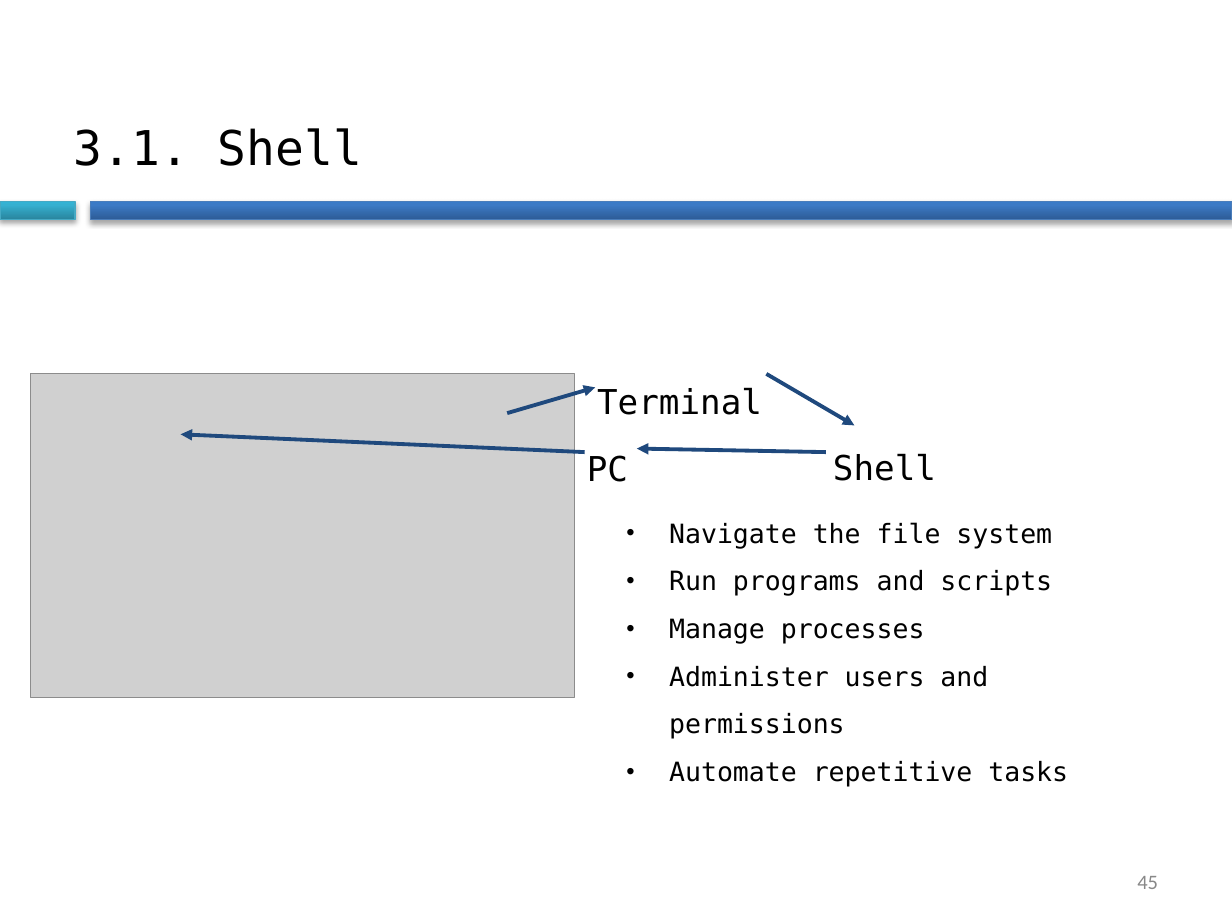
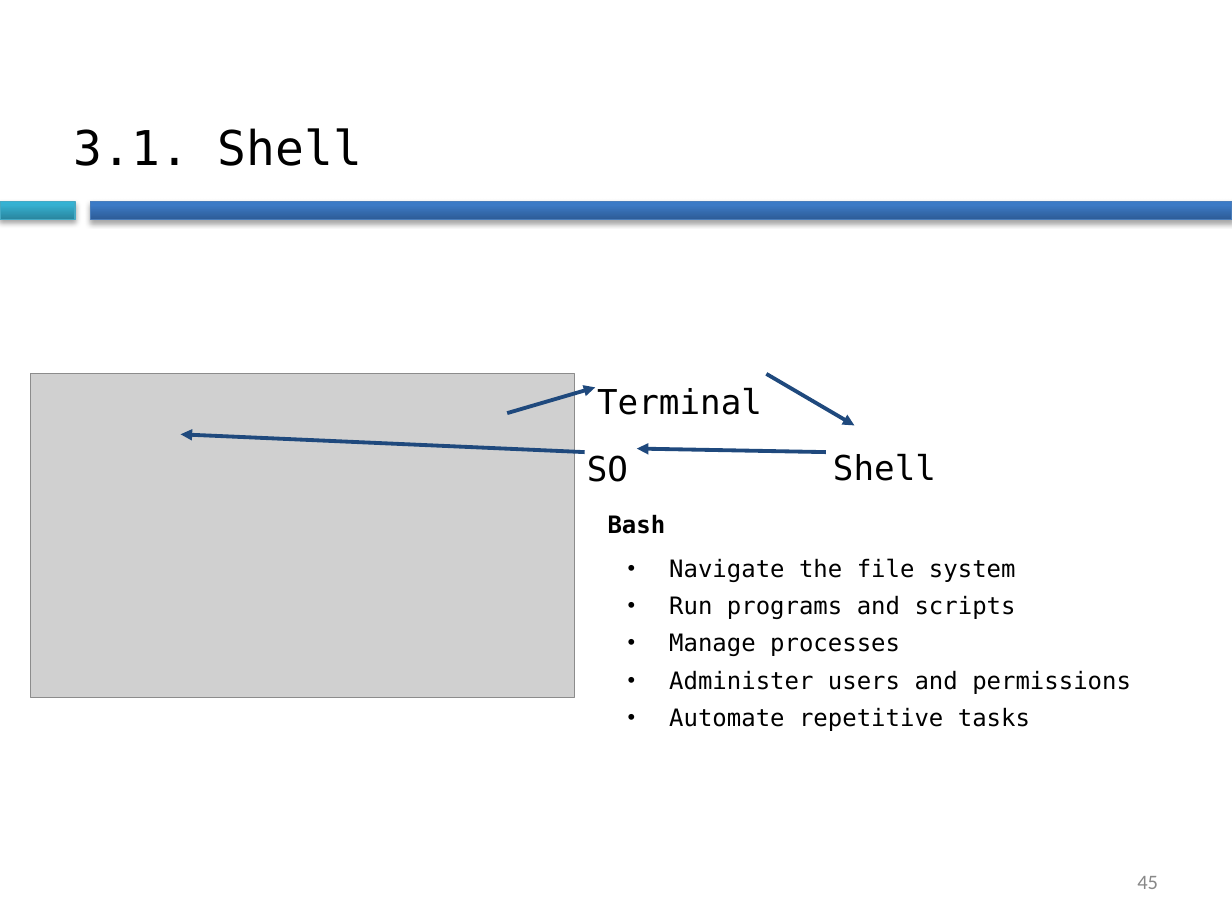
Before and after one commit to Daniel-VM/introduction_to_hpc, a slide deck: slide 45 of slides/linux_intro.pptx. Drawn at 1232x924 pixels with LibreOffice and Linux fonts; fonts in the diff are those of the drawing; grey boxes stand for pictures; background and template pictures are left out. Boxes give left, top, right and bottom in pixels: in the first picture for what was removed or moved away, otherwise in the second. Text is boxed around its words. In the diff, an @@ line names an element or a change of style, - is before the commit and + after.

```diff
--- a/slides/linux_intro.pptx
+++ b/slides/linux_intro.pptx
@@ text at [587, 455, 628, 482]: text changed @@
-PC
+SO
@@ text at [608, 514, 666, 534]: paragraph added @@
+Bash
@@ text at [669, 558, 1131, 731]: size 15.5 to 14 pt; indent changed; line spacing 1.5 to 1.3 @@
```
Also in this commit, not shown: 13 other slides changed, 1 other file.
